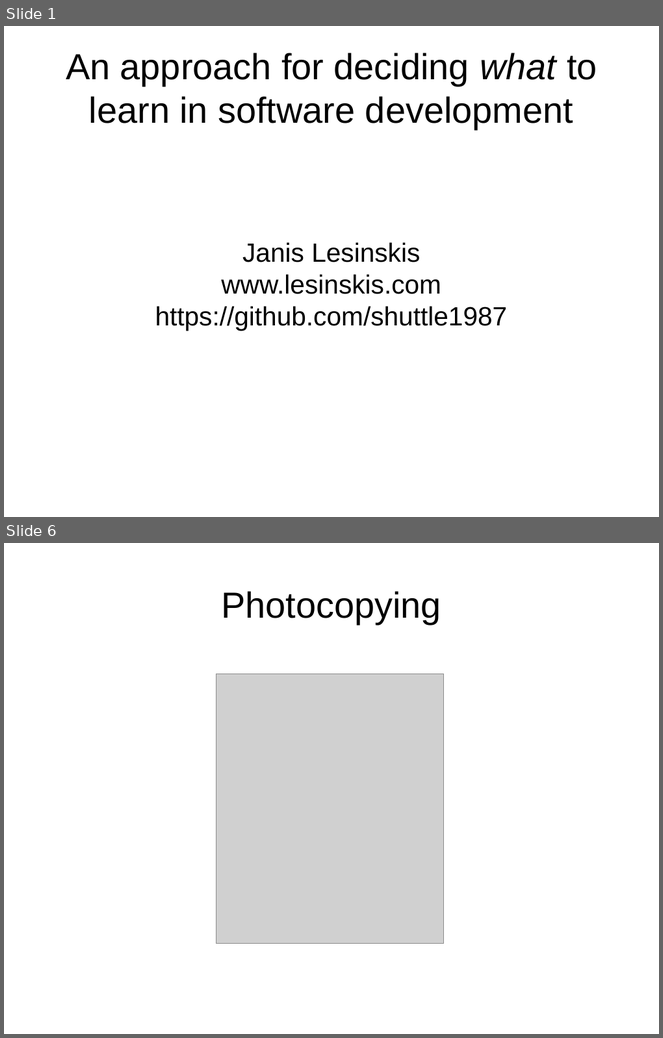
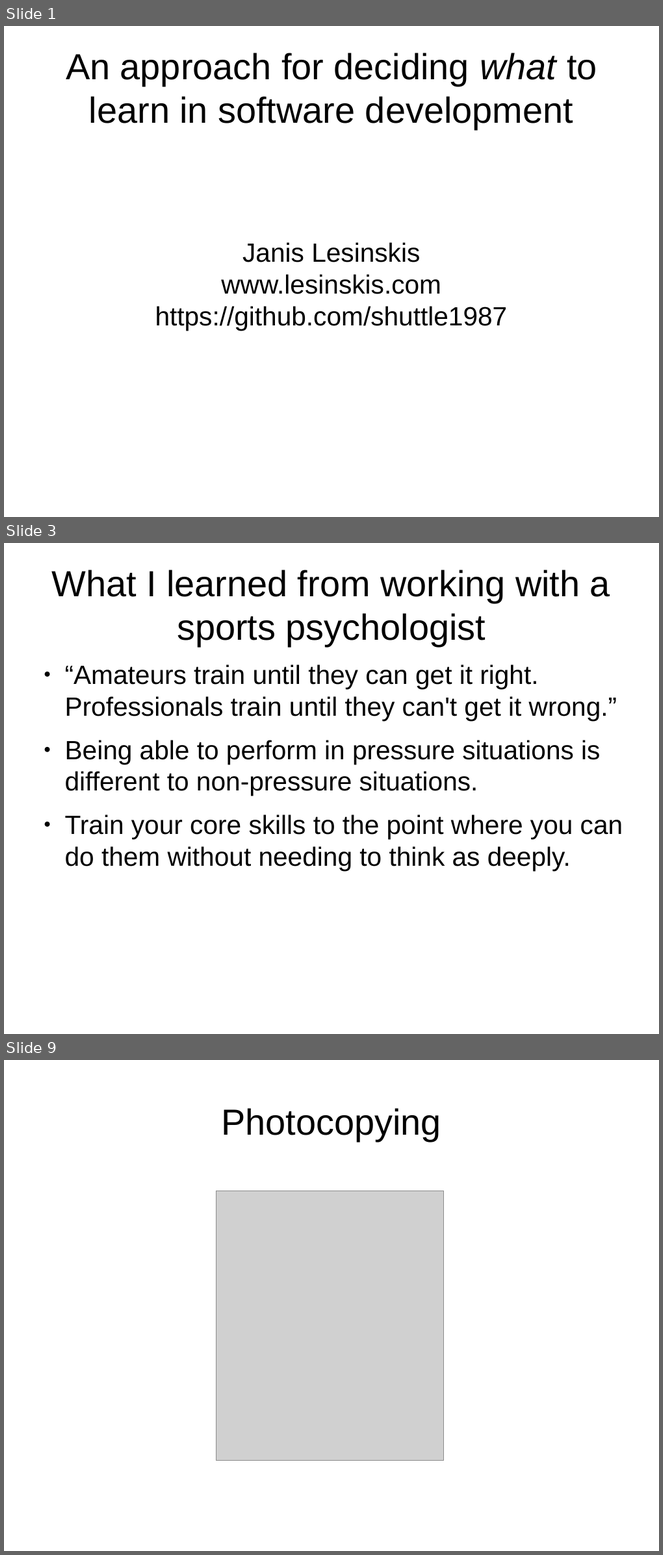
Before and after one commit to shuttle1987/CompCon2016, a slide deck: Slides.odp. Shown one above the other, each under a label of ours: slides 1 and 6 before the commit, slides 1, 3 and 9 after it; the slides between them are not shown. The pictures are 663x1038 and 663x1555 pixels, drawn with LibreOffice and Linux fonts; fonts in the diff are those of the drawing; grey boxes stand for pictures. Boxes give left, top, right and bottom in pixels: in the first picture for what was removed or moved away, otherwise in the second. Text is boxed around its words. In the diff, an @@ line names an element or a change of style, - is before the commit and + after.

```diff
--- a/Slides.odp
+++ b/Slides.odp
@@ slide 3 added at (x1=4, y1=543, x2=659, y2=1034), background #FFFFFF @@
@@ title added at (x1=51, y1=570, x2=610, y2=646), 44 pt, text #000000 @@
+What I learned from working with a sports psychologist
@@ text added at (x1=65, y1=665, x2=623, y2=871), 32 pt, text #000000 @@
+● “Amateurs train until they can get it right. Professionals train until they can't get it wrong.”
+● Being able to perform in pressure situations is different to non-pressure situations.
+● Train your core skills to the point where you can do them without needing to think as deeply.
@@ what was slide 6 is now slide 9 @@
```
Also in this commit, not shown: 9 slides changed, 5 other slides added, 1 slide removed.
